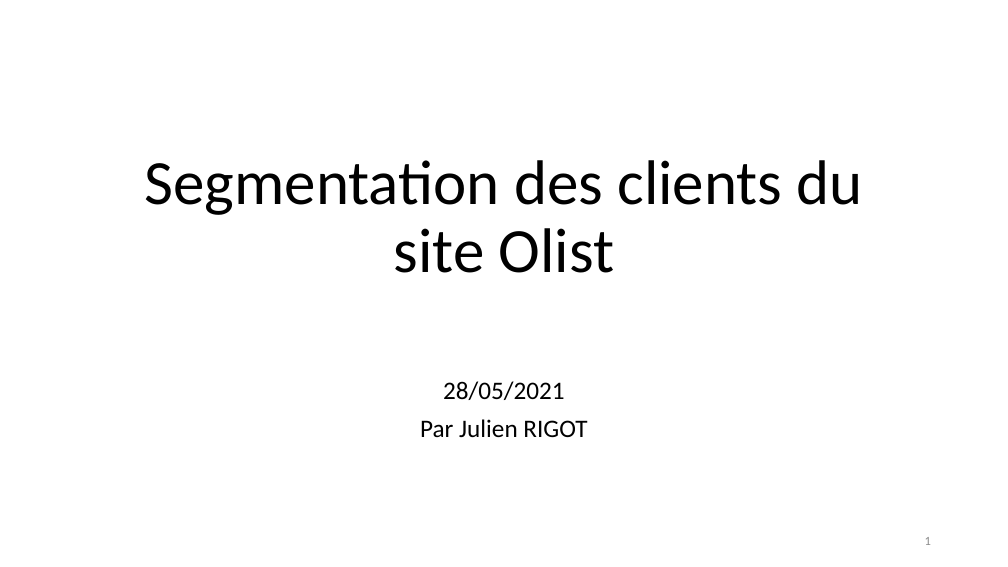
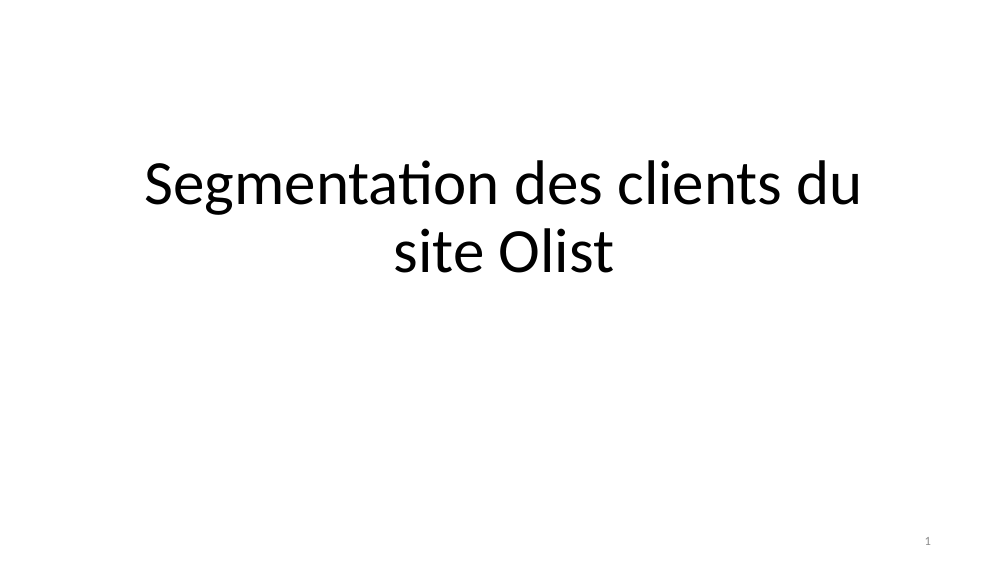
Before and after one commit to Cozokim/Formation-Projects, a slide deck: slide 1 of Ecommerce website client clustering/P5_03_presentation.pptx. Drawn at 1008x567 pixels with LibreOffice and Linux fonts; fonts in the diff are those of the drawing. Boxes give left, top, right and bottom in pixels: in the first picture for what was removed or moved away, otherwise in the second. Text is boxed around its words. In the diff, an @@ line names an element or a change of style, - is before the commit and + after.

```diff
--- a/Ecommerce website client clustering/P5_03_presentation.pptx
+++ b/Ecommerce website client clustering/P5_03_presentation.pptx
@@ subtitle removed at bbox=[420, 381, 587, 438] @@
-28/05/2021
-Par Julien RIGOT
```
